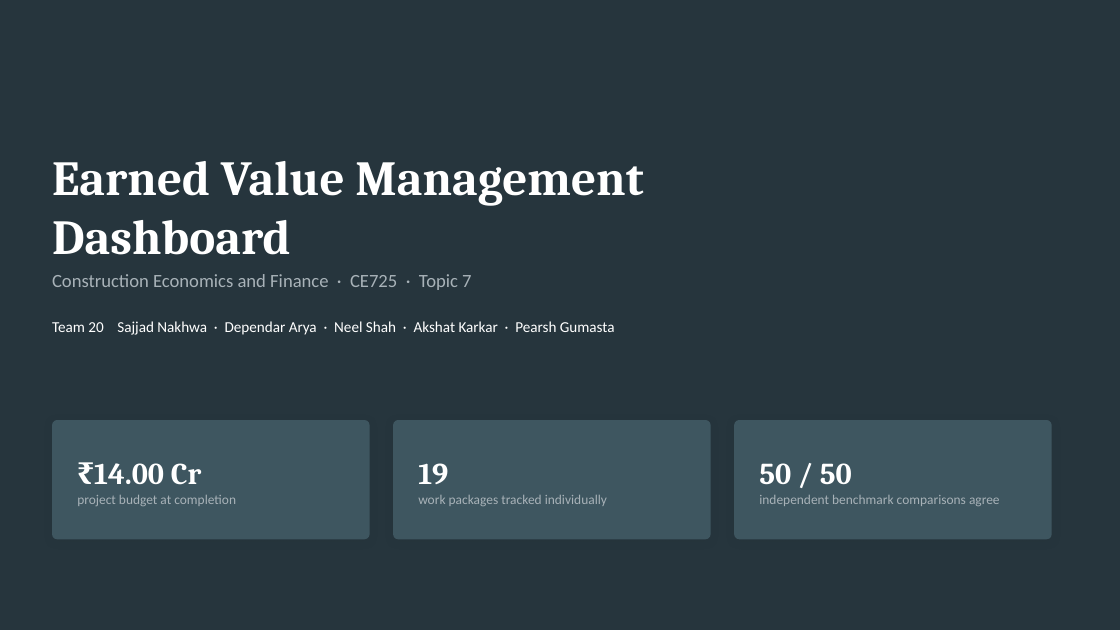
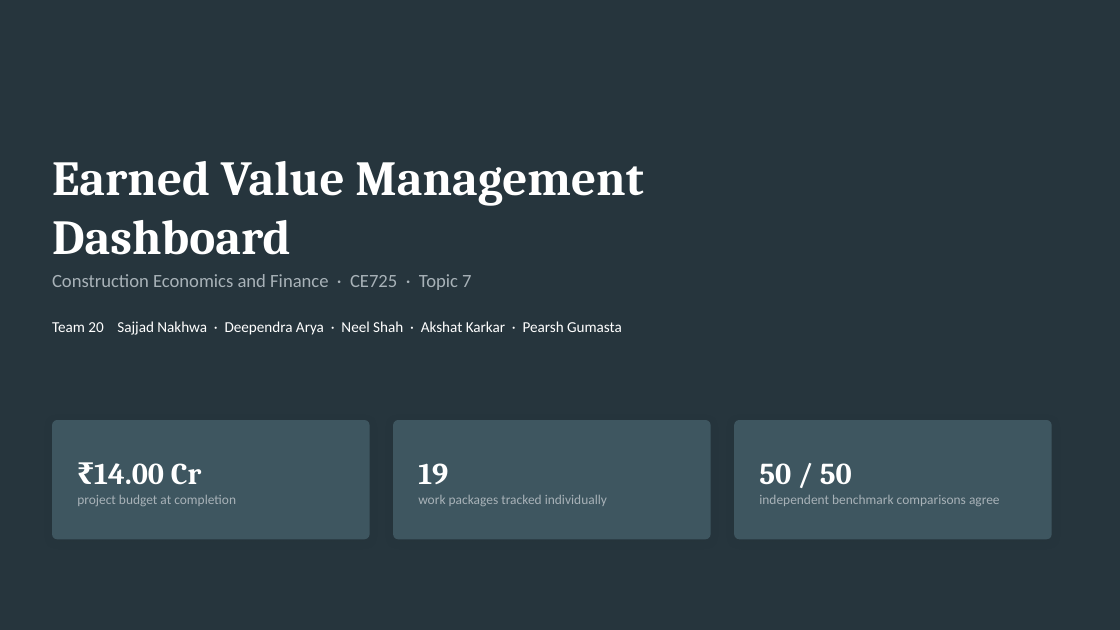
Before and after one commit to ndstab/ce725-evm-dashboard, a slide deck: slide 1 of docs/presentation/CE725_Team20_EVM_Dashboard.pptx. Drawn at 1120x630 pixels with LibreOffice and Linux fonts; fonts in the diff are those of the drawing. Boxes give left, top, right and bottom in pixels: in the first picture for what was removed or moved away, otherwise in the second. Text is boxed around its words. In the diff, an @@ line names an element or a change of style, - is before the commit and + after.

```diff
--- a/docs/presentation/CE725_Team20_EVM_Dashboard.pptx
+++ b/docs/presentation/CE725_Team20_EVM_Dashboard.pptx
@@ text at (52,321,622,335): text changed @@
-Team 20 Sajjad Nakhwa · Dependar Arya · Neel Shah · Akshat Karkar · Pearsh Gumasta
+Team 20 Sajjad Nakhwa · Deependra Arya · Neel Shah · Akshat Karkar · Pearsh Gumasta
```
Also in this commit, not shown: 17 other files.
